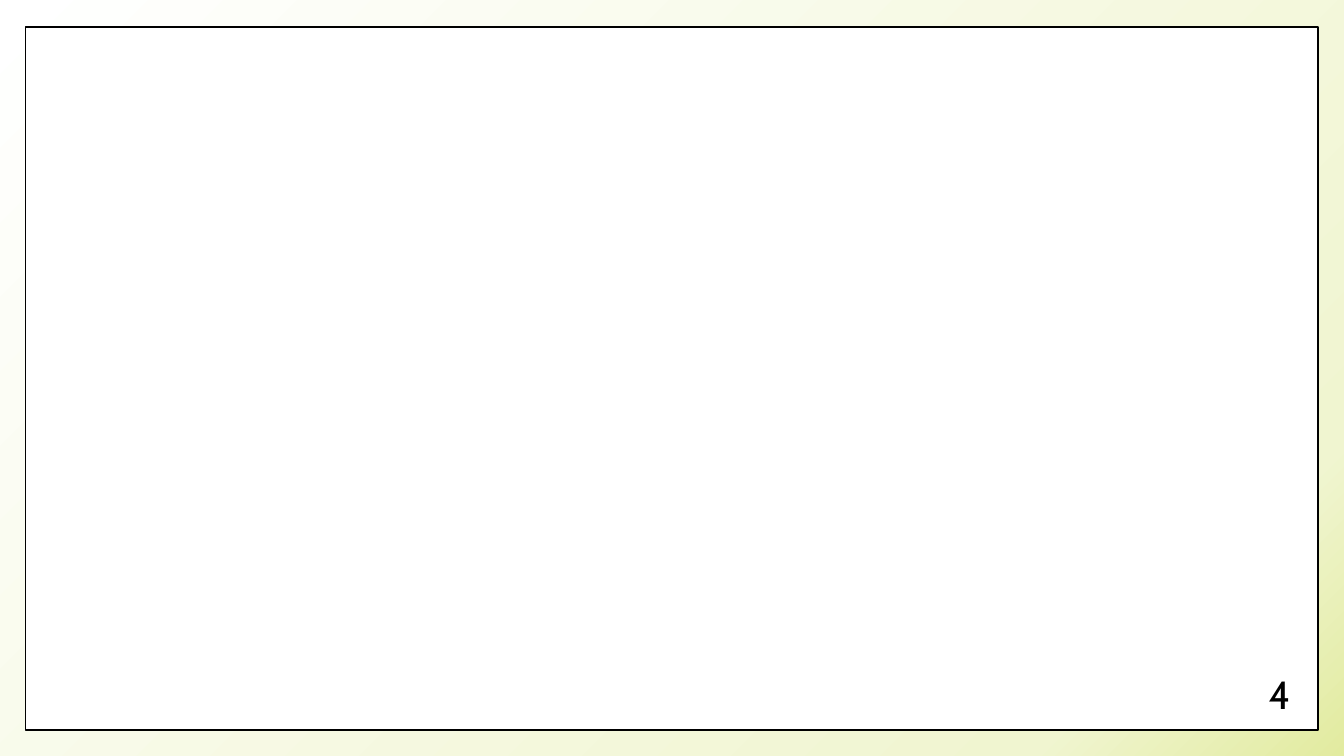
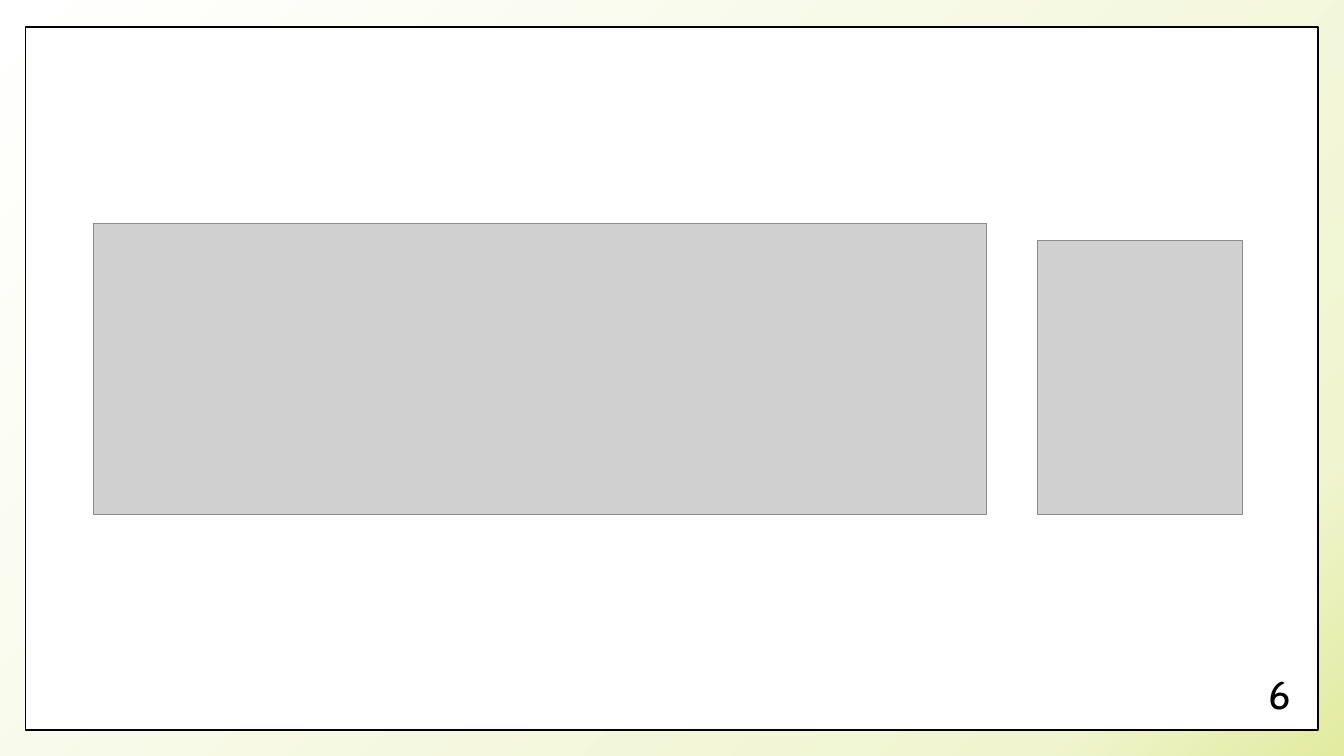
Before and after one commit to joaopcbertoldo/Mk.WebCoffeeMachine, a slide deck: slide 6 of Docs/apresentacao4-internet.pptx (slide 4 before the commit). Drawn at 1344x756 pixels with LibreOffice and Linux fonts; fonts in the diff are those of the drawing; grey boxes stand for pictures. Boxes give left, top, right and bottom in pixels: in the first picture for what was removed or moved away, otherwise in the second. Text is boxed around its words. In the diff, an @@ line names an element or a change of style, - is before the commit and + after.

```diff
--- a/Docs/apresentacao4-internet.pptx
+++ b/Docs/apresentacao4-internet.pptx
@@ picture added at box(93, 224, 987, 515) @@
@@ picture added at box(1037, 240, 1242, 514) @@
@@ page number at box(1268, 681, 1290, 710): text changed @@
-4
+6
```
Also in this commit, not shown: 1 other slide changed, 6 slides added, 1 slide removed, 9 other files.
